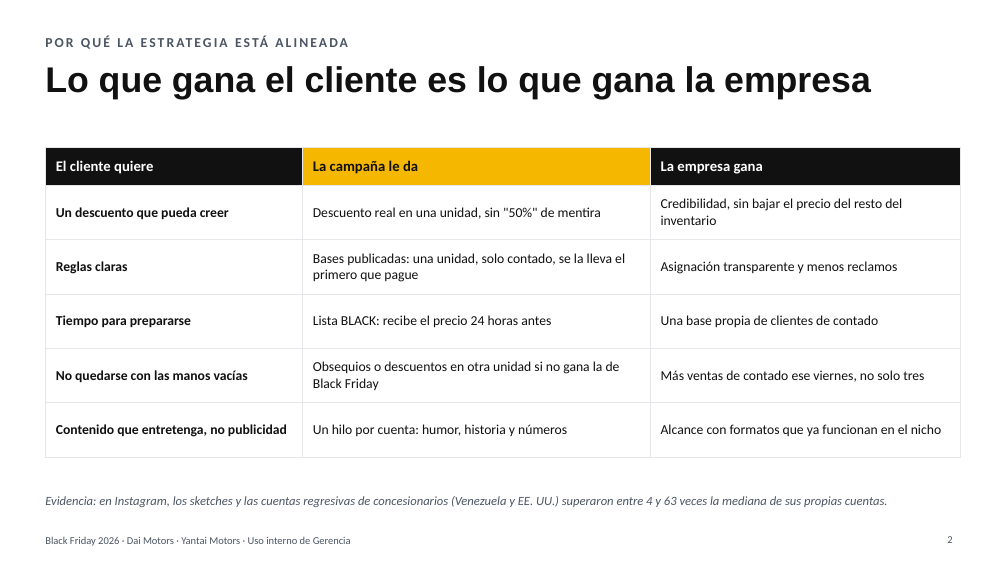
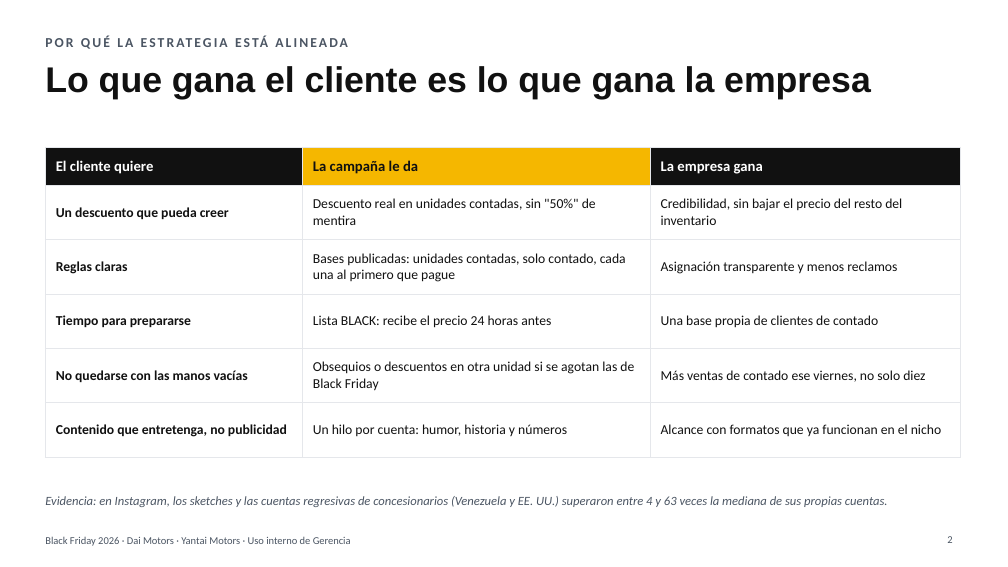
Before and after one commit to darthgabriel/Marketing-Dai, a slide deck: slide 2 of black-friday-2026/entregables/Presentacion-Gerencia-BF2026.pptx. Drawn at 1008x567 pixels with LibreOffice and Linux fonts; fonts in the diff are those of the drawing. Boxes give left, top, right and bottom in pixels: in the first picture for what was removed or moved away, otherwise in the second. Text is boxed around its words. In the diff, an @@ line names an element or a change of style, - is before the commit and + after.

Commit message:
v1 Update Black Friday 2026

```diff
--- a/black-friday-2026/entregables/Presentacion-Gerencia-BF2026.pptx
+++ b/black-friday-2026/entregables/Presentacion-Gerencia-BF2026.pptx
@@ table at [45, 147, 960, 441] @@
@@ row 2, column 2: "Descuento real en una unidad, sin "50%" de mentira" to "Descuento real en unidades contadas, sin "50%" de mentira" @@
-row 3, column 2: Bases publicadas: una unidad, solo contado, se la lleva el primero que pague
+row 3, column 2: Bases publicadas: unidades contadas, solo contado, cada una al primero que pague
-row 5, column 2: Obsequios o descuentos en otra unidad si no gana la de Black Friday
+row 5, column 2: Obsequios o descuentos en otra unidad si se agotan las de Black Friday
-row 5, column 3: Más ventas de contado ese viernes, no solo tres
+row 5, column 3: Más ventas de contado ese viernes, no solo diez
```
Also in this commit, not shown: 2 other slides changed, 24 other files.
